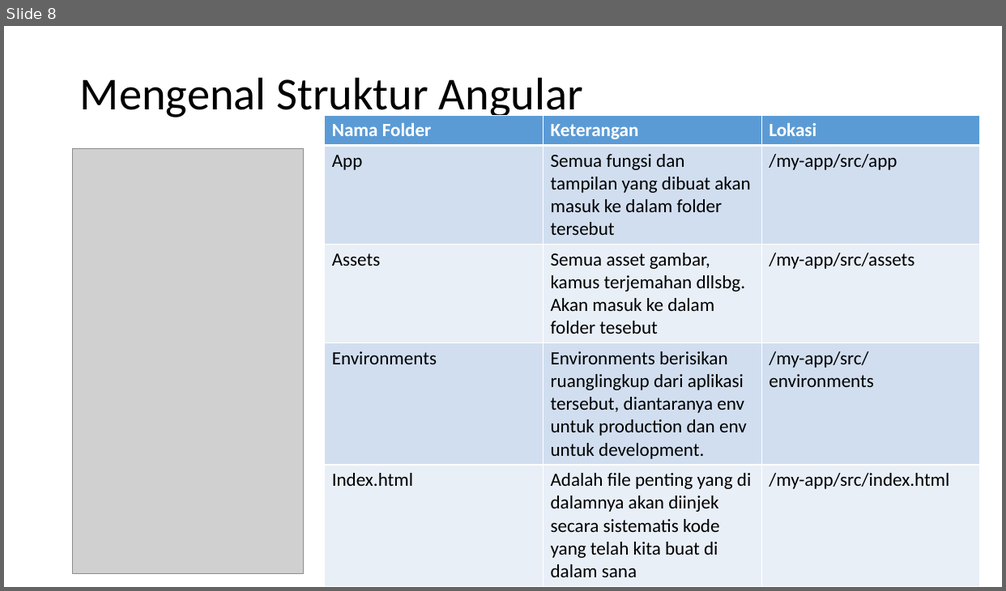
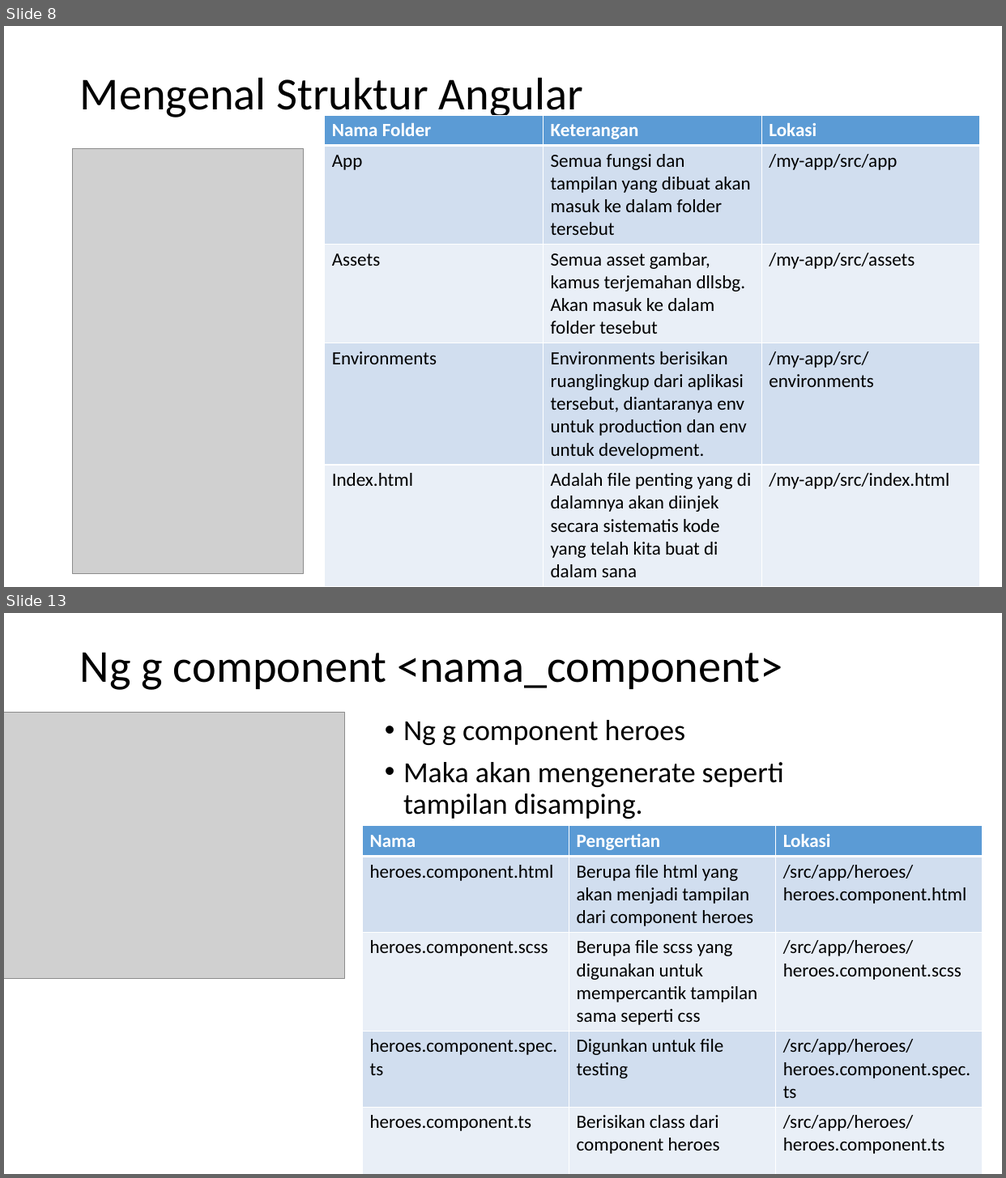
Before and after one commit to alifrazanit/ngodingBareng, a slide deck: Week 6.pptx. Shown one above the other, each under a label of ours: slide 8 before the commit, slides 8 and 13 after it; the slides between them are not shown. The pictures are 1006x591 and 1006x1178 pixels, drawn with LibreOffice and Linux fonts; fonts in the diff are those of the drawing; grey boxes stand for pictures. Boxes give left, top, right and bottom in pixels: in the first picture for what was removed or moved away, otherwise in the second. Text is boxed around its words. In the diff, an @@ line names an element or a change of style, - is before the commit and + after.

```diff
--- a/Week 6.pptx
+++ b/Week 6.pptx
@@ slide 13 added at [4, 613, 1002, 1174], background #FFFFFF @@
@@ title added at [80, 652, 783, 690], 44 pt, text #000000 @@
+Ng g component <nama_component>
@@ picture added at [4, 712, 345, 978] @@
@@ text added at [403, 720, 784, 819], 28 pt, text #000000 @@
+• Ng g component heroes
+• Maka akan mengenerate seperti tampilan disamping.
@@ table added at [363, 826, 982, 1157], 5 rows, 3 columns @@
+Nama | Pengertian | Lokasi
+heroes.component.html | Berupa file html yang akan menjadi tampilan dari component heroes | /src/app/heroes/heroes.component.html
+heroes.component.scss | Berupa file scss yang digunakan untuk mempercantik tampilan sama seperti css | /src/app/heroes/heroes.component.scss
+heroes.component.spec.ts | Digunkan untuk file testing | /src/app/heroes/heroes.component.spec.ts
+heroes.component.ts | Berisikan class dari component heroes | /src/app/heroes/heroes.component.ts
```
Also in this commit, not shown: 16 other slides added, 1 slide removed, 9 other files.
